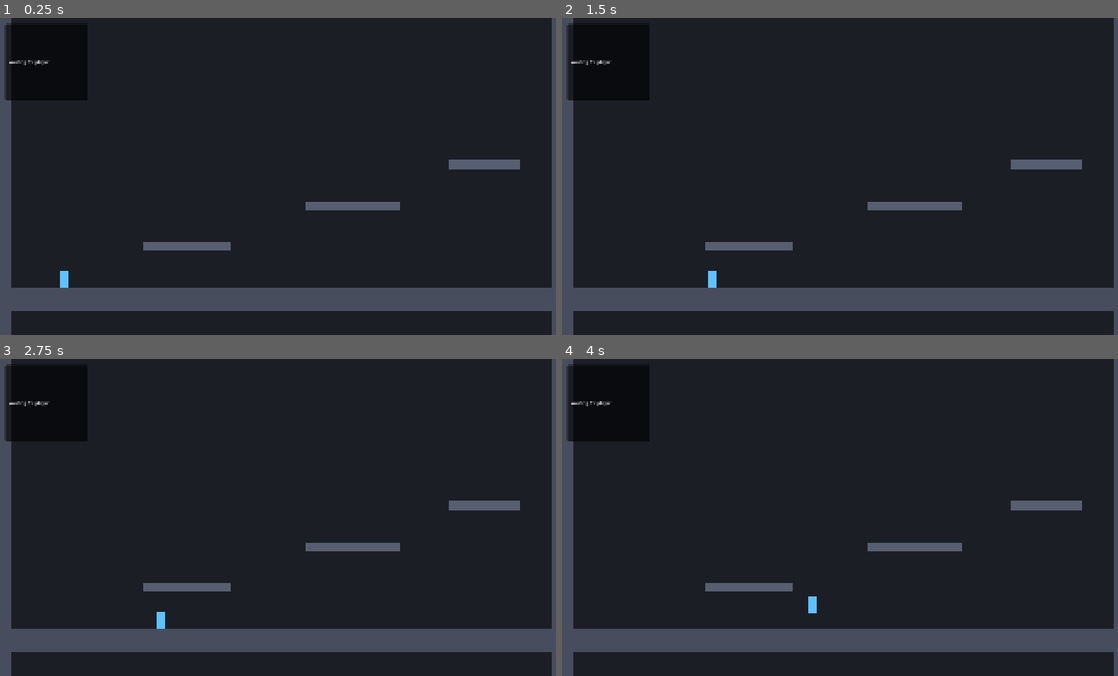
Above: before the commit, frames 1-4 (two rows, left to right).
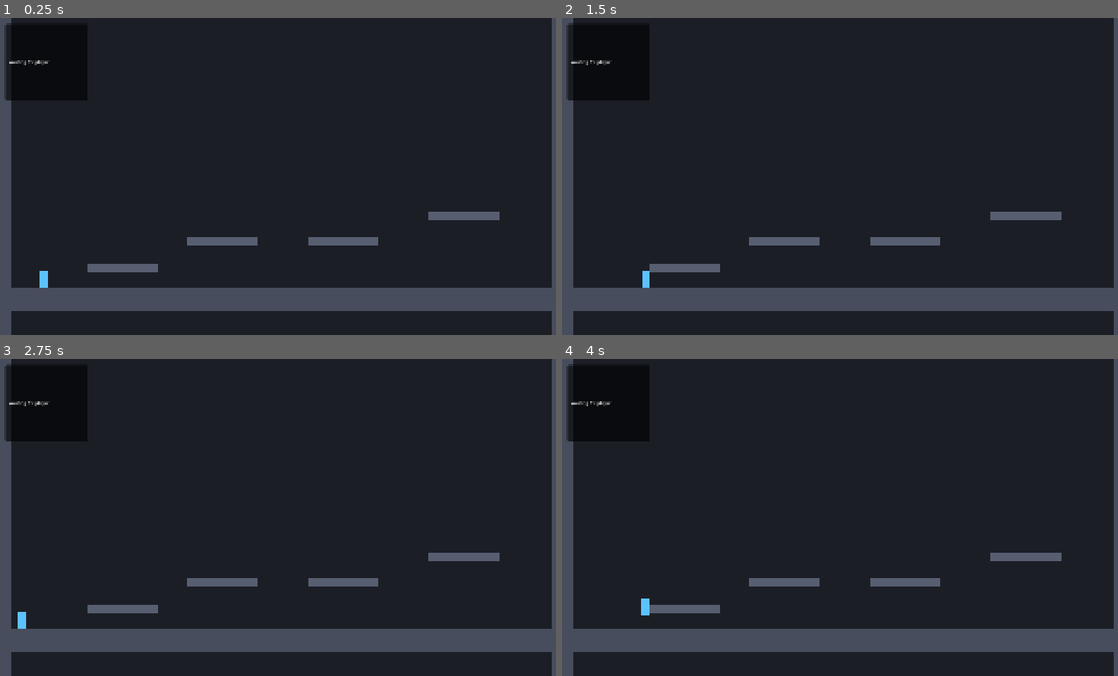
Above: after the commit, the same moments.

Repository: dlepi24/dungeon-delve
Game: Godot game, scene res://src/rooms/gym.tscn
Same seed, same stepped clock (60 frames per second), same inputs: the game is played once before the commit and once after it.
Inputs (mouse positions are in pixels of both pictures, inside the frame that each line leads up to):
- Up to frame 1 (0.25 s): no input
- Up to frame 2 (1.5 s): tap Enter at 0.5 s; move the mouse to (967, 160) at 0.52 s; hold D (move_right) from 0.53 s (still down); tap Space (jump) at 0.6, 0.77, 1.07 s; move the mouse to (728, 192) at 1.27 s; click (728, 192) at 1.35 s
- Up to frame 3 (2.75 s): tap Space (jump) at 1.52, 1.55, 1.82, 2.3 s; move the mouse to (339, 447) at 2.02 s; release D (move_right) at 2.03 s; hold A (move_left) from 2.03 s (still down); tap 1 (consumable_1) at 2.1 s
- Up to frame 4 (4 s): move the mouse to (817, 580) at 2.77 s; release A (move_left) at 2.78 s; hold D (move_right) from 2.78 s (still down); tap 2 (consumable_2) at 2.85 s; tap Space (jump) at 3.02, 3.05, 3.32, 3.77, 3.8 s; move the mouse to (1012, 565) at 3.52 s; tap F (interact) at 3.6 s

The runs differ from the first frame. In frame 1, 2.6% of the frame differs, in the area x 7-94%, y 44-86%; in frame 2, 2.6%; in frame 3, 2.6%; in frame 4, 2.6%.

Commit message:
Fix unreachable platforms in the tuning gym
The lowest ledge sat 155 px above the floor while jump_height defaults to
104, so nothing in the room could be reached. Rebuilt the layout against
the default jump: an 80 px hop, a 95 px step near the limit, a 170 px
horizontal gap, and every edge usable for coyote practice. Measured peak
rise is 109 px, so the tallest step lands but punishes a sloppy jump.

Jump feel itself is unchanged — Dustin signed off on it.

Co-Authored-By: Claude Opus 4.8 <noreply@anthropic.com>

Diff:
--- a/project.godot
+++ b/project.godot
@@ -127,16 +127,6 @@
 2d_physics/layer_5="EnemyAttack"
 2d_physics/layer_6="Pickup"
 
-[physics]
-
-; Pinned per the GDD: daily seeds and ghost replays need a stable tick.
-; This equals the engine default, so Godot's ProjectSettings.save() drops the
-; line whenever the editor or a tool script rewrites this file. It has already
-; been stripped once. If it disappears again, put it back — tools/check.gd fails
-; loudly if the tick is ever actually wrong, so this is documentation of intent
-; rather than the enforcement mechanism.
-common/physics_ticks_per_second=60
-
 [rendering]
 
 renderer/rendering_method="gl_compatibility"
--- a/src/rooms/gym.tscn
+++ b/src/rooms/gym.tscn
@@ -1,21 +1,23 @@
-[gd_scene load_steps=8 format=3]
+[gd_scene load_steps=6 format=3]
+
+; Tuning gym. Every platform here is placed against the DEFAULT jump_height of
+; 104 px, with the tallest step at 95 px — deliberately near the limit, so a
+; sloppy jump misses and a good one lands. If you tune jump_height, expect the
+; spacing to want adjusting with it.
+;
+; No pits and no death traps: falling always returns you to the floor. This room
+; is for judging feel, not for punishing you while you judge it.
 
 [ext_resource type="PackedScene" path="res://src/player/player.tscn" id="1_player"]
 [ext_resource type="PackedScene" path="res://src/ui/debug_overlay.tscn" id="2_overlay"]
 
 [sub_resource type="RectangleShape2D" id="RectangleShape2D_floor"]
-size = Vector2(1920, 80)
+size = Vector2(1840, 80)
 
 [sub_resource type="RectangleShape2D" id="RectangleShape2D_wall"]
 size = Vector2(40, 1080)
 
-[sub_resource type="RectangleShape2D" id="RectangleShape2D_ledge_low"]
-size = Vector2(300, 30)
-
-[sub_resource type="RectangleShape2D" id="RectangleShape2D_ledge_mid"]
-size = Vector2(320, 30)
-
-[sub_resource type="RectangleShape2D" id="RectangleShape2D_ledge_high"]
+[sub_resource type="RectangleShape2D" id="RectangleShape2D_platform"]
 size = Vector2(240, 30)
 
 [node name="Gym" type="Node2D"]
@@ -41,23 +43,28 @@
 position = Vector2(1900, 540)
 shape = SubResource("RectangleShape2D_wall")
 
-[node name="LedgeLowShape" type="CollisionShape2D" parent="Geometry"]
-position = Vector2(640, 780)
-shape = SubResource("RectangleShape2D_ledge_low")
+[node name="StepLowShape" type="CollisionShape2D" parent="Geometry"]
+position = Vector2(420, 855)
+shape = SubResource("RectangleShape2D_platform")
 
-[node name="LedgeMidShape" type="CollisionShape2D" parent="Geometry"]
-position = Vector2(1200, 640)
-shape = SubResource("RectangleShape2D_ledge_mid")
+[node name="StepHighShape" type="CollisionShape2D" parent="Geometry"]
+position = Vector2(760, 760)
+shape = SubResource("RectangleShape2D_platform")
 
-[node name="LedgeHighShape" type="CollisionShape2D" parent="Geometry"]
-position = Vector2(1650, 500)
-shape = SubResource("RectangleShape2D_ledge_high")
+[node name="PlatGapShape" type="CollisionShape2D" parent="Geometry"]
+position = Vector2(1170, 760)
+shape = SubResource("RectangleShape2D_platform")
+
+[node name="PlatFarShape" type="CollisionShape2D" parent="Geometry"]
+position = Vector2(1580, 675)
+shape = SubResource("RectangleShape2D_platform")
 
 [node name="GeometryVisuals" type="Node2D" parent="."]
 
 [node name="Floor" type="ColorRect" parent="GeometryVisuals"]
+offset_left = 40.0
 offset_top = 920.0
-offset_right = 1920.0
+offset_right = 1880.0
 offset_bottom = 1000.0
 color = Color(0.28, 0.3, 0.36, 1)
 
@@ -72,29 +79,36 @@
 offset_bottom = 1080.0
 color = Color(0.28, 0.3, 0.36, 1)
 
-[node name="LedgeLow" type="ColorRect" parent="GeometryVisuals"]
-offset_left = 490.0
-offset_top = 765.0
-offset_right = 790.0
-offset_bottom = 795.0
+[node name="StepLow" type="ColorRect" parent="GeometryVisuals"]
+offset_left = 300.0
+offset_top = 840.0
+offset_right = 540.0
+offset_bottom = 870.0
 color = Color(0.34, 0.37, 0.44, 1)
 
-[node name="LedgeMid" type="ColorRect" parent="GeometryVisuals"]
-offset_left = 1040.0
-offset_top = 625.0
-offset_right = 1360.0
-offset_bottom = 655.0
+[node name="StepHigh" type="ColorRect" parent="GeometryVisuals"]
+offset_left = 640.0
+offset_top = 745.0
+offset_right = 880.0
+offset_bottom = 775.0
 color = Color(0.34, 0.37, 0.44, 1)
 
-[node name="LedgeHigh" type="ColorRect" parent="GeometryVisuals"]
-offset_left = 1530.0
-offset_top = 485.0
-offset_right = 1770.0
-offset_bottom = 515.0
+[node name="PlatGap" type="ColorRect" parent="GeometryVisuals"]
+offset_left = 1050.0
+offset_top = 745.0
+offset_right = 1290.0
+offset_bottom = 775.0
+color = Color(0.34, 0.37, 0.44, 1)
+
+[node name="PlatFar" type="ColorRect" parent="GeometryVisuals"]
+offset_left = 1460.0
+offset_top = 660.0
+offset_right = 1700.0
+offset_bottom = 690.0
 color = Color(0.34, 0.37, 0.44, 1)
 
 [node name="Player" parent="." instance=ExtResource("1_player")]
-position = Vector2(220, 920)
+position = Vector2(150, 920)
 
 [node name="DebugOverlay" parent="." instance=ExtResource("2_overlay")]
 player = NodePath("../Player")
